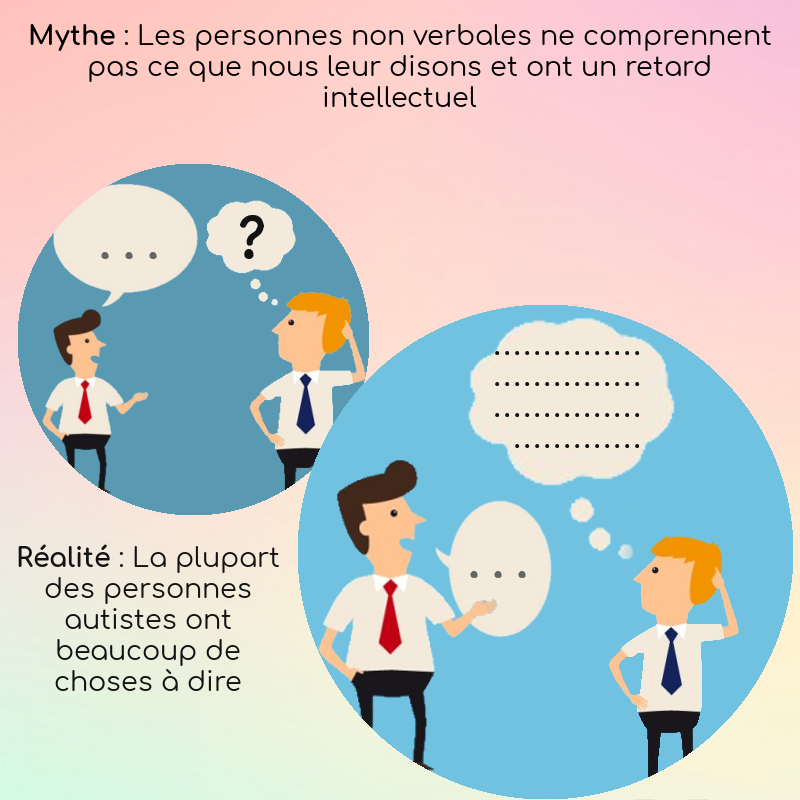
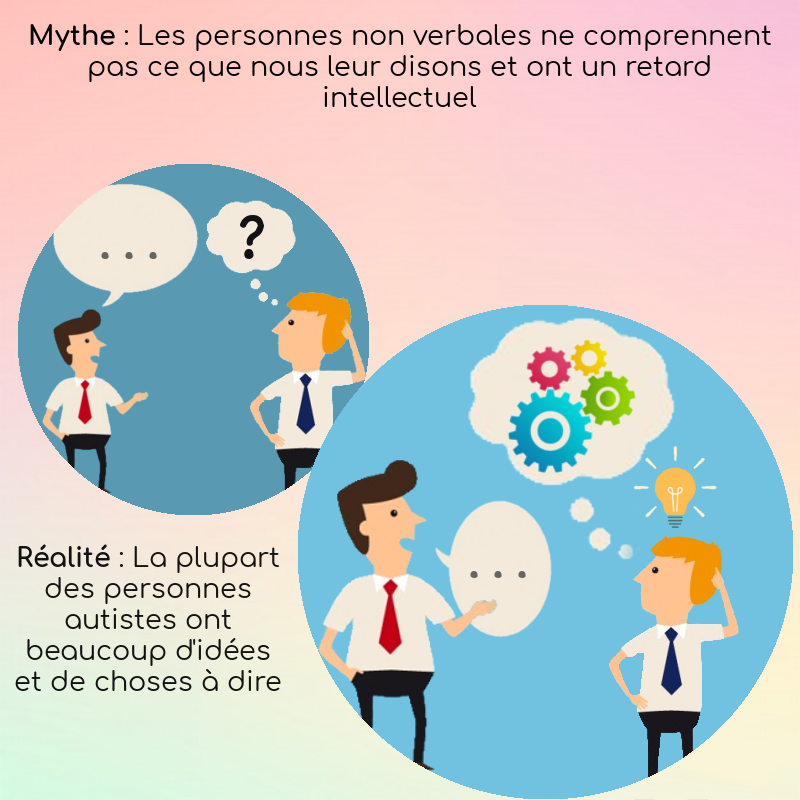
Layered file, before and after one edit (800x800). Changes by layer:
painted on "Réalité : La plupart des perso..." over <box>15,638,281,691</box>
added layer "Clipboard #9" above "Clipboard #8" over <box>633,445,717,528</box>
renamed "............... ..." to "Clipboard #8", painted on it over <box>495,339,640,474</box>
